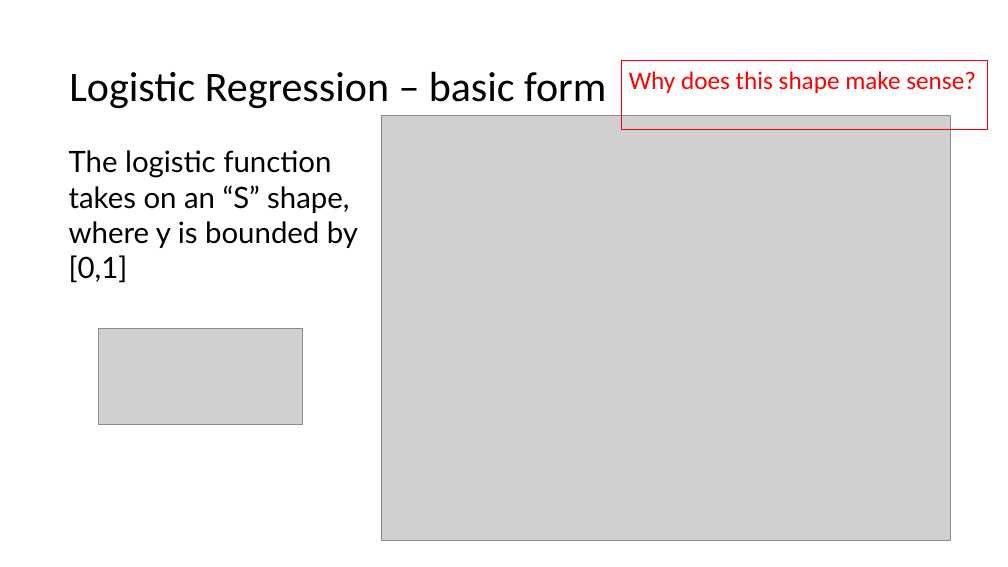
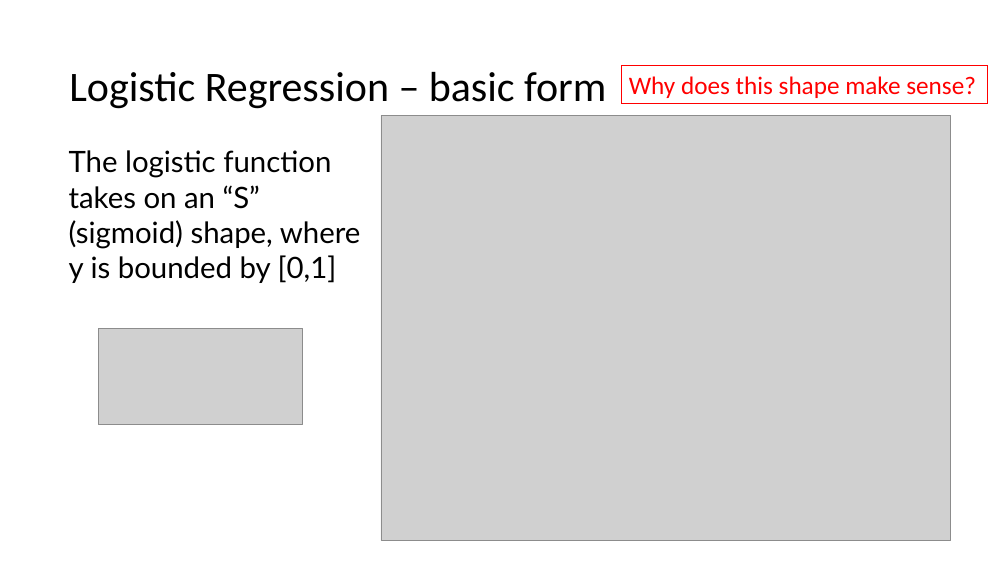
Before and after one commit to jayurbain/DataScienceIntro, a slide deck: slide 14 of slides/09_logistic_regression_classification.pptx (slide 10 before the commit). Drawn at 1008x567 pixels with LibreOffice and Linux fonts; fonts in the diff are those of the drawing; grey boxes stand for pictures. Boxes give left, top, right and bottom in pixels: in the first picture for what was removed or moved away, otherwise in the second. Text is boxed around its words. In the diff, an @@ line names an element or a change of style, - is before the commit and + after.

```diff
--- a/slides/09_logistic_regression_classification.pptx
+++ b/slides/09_logistic_regression_classification.pptx
@@ rectangle "Why does this shape make ...": place and size @@
-rectangle "Why does this shape make ..." at [622,60,988,129]
+rectangle "Why does this shape make ..." at [622,66,988,104]
@@ text at [69,150,361,283]: text changed @@
-The logistic function takes on an “S” shape, where y is bounded by [0,1]
+The logistic function takes on an “S” (sigmoid) shape, where y is bounded by [0,1]
```
Also in this commit, not shown: 8 other slides changed, 11 slides added, 2 other files.
